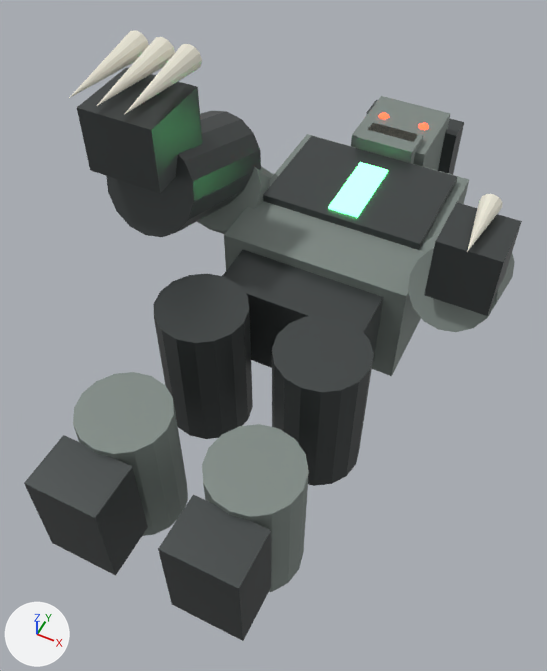
Before and after pictures for a commit that changed the OBJ model models/zombies/zombie_boss.obj.
Both versions are drawn from a 50 mm lens placed at (0.78, -0.68, 2.08), pointed at (-0.04, 0.95, 0.05). Every picture has the same lights, and +X, +Y and +Z are marked at lower left. The older version comes first. Where no turn or scale is listed for an object, it has been applied to the vertices.

The scene before the commit, as lines of its bpy script (objects in view):
```python
mat_mat_bossarmorcarapace = principled_material('Mat_BossArmorCarapace')
mat_mat_bossarmorcarapace.base_color = (0.08, 0.09, 0.09)  # dark grey #505555
mat_mat_bossarmorcarapace.metallic = 0.55
mat_mat_bossarmorcarapace.roughness = 0.35
mat_mat_bossflesh = principled_material('Mat_BossFlesh')
mat_mat_bossflesh.base_color = (0.22, 0.26, 0.24)  # grey #818b86
mat_mat_bossflesh.metallic = 0.12
mat_mat_bossflesh.roughness = 0.62
mat_mat_bosstoxicveins = principled_material('Mat_BossToxicVeins')
mat_mat_bosstoxicveins.base_color = (0.1, 0.95, 0.25)  # green #59f989
mat_mat_bosstoxicveins.metallic = 0.1
mat_mat_bosstoxicveins.roughness = 0.2
mat_mat_bosstoxicveins.emission_color = (0.122, 1.0, 0.286)  # green #62ff92
mat_mat_bosstoxicveins.emission_strength = 4.41
me_zombie_boss = bpy.data.meshes.new('Zombie_Boss')
me_zombie_boss.from_pydata(...)  # 1327 vertices, 1243 faces; spans x -0.75..0.66, y 0.0..2.36, z -0.43..0.89
# faces by material slot: [108, 96, 768, 253, 18]
me_zombie_boss.materials.append(mat_mat_bossflesh)  # grey #818b86
me_zombie_boss.materials.append(mat_mat_bossarmorcarapace)  # dark grey #505555
me_zombie_boss.materials.append(mat_mat_bossglowingeyes)  # red #ff3f27, glowing red #ff3f27
me_zombie_boss.materials.append(mat_mat_bossbonespikes)  # white #edeada
me_zombie_boss.materials.append(mat_mat_bosstoxicveins)  # green #59f989, glowing green #62ff92
ob_zombie_boss = bpy.data.objects.new('Zombie_Boss', me_zombie_boss)
ob_zombie_boss.location = (0.0, 0.0, 0.0)
```
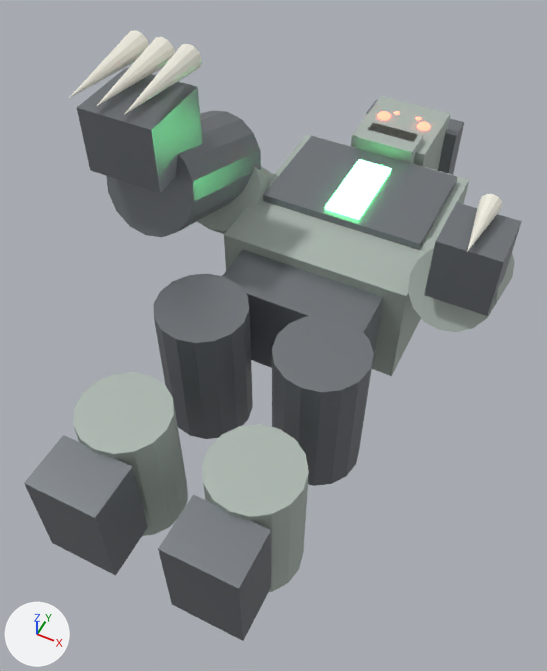
Edits to the bpy script that builds the scene:
```text
Change mat_mat_bossflesh:
    mat_mat_bossflesh.base_color: (0.22, 0.26, 0.24) -> (0.42, 0.48, 0.44)  # grey #818b86 -> grey #adb8b1
Change mat_mat_bossarmorcarapace:
    mat_mat_bossarmorcarapace.base_color: (0.08, 0.09, 0.09) -> (0.24, 0.26, 0.28)  # dark grey #505555 -> grey #868b90
Change mat_mat_bosstoxicveins:
    mat_mat_bosstoxicveins.emission_strength: 4.41 -> 7.0
Change me_zombie_boss:
    where me_zombie_boss.from_pydata(...)  # 1327 vertices, 1243 faces; spans x -0.75..0.66, y 0.0..2.36, z -0.43..0.89
    used by ob_zombie_boss; location = (0.0, 0.0, 0.0)
    me_zombie_boss part 1: a new loose piece, a box spanning x -0.07..0.07, y 1.45..1.79, z 0.215..0.265, in mat_mat_bosstoxicveins (green #6cff95, glowing green #6cff95)
    me_zombie_boss part 2: the loose piece of 8 vertices spanning x -0.06..0.06, y 1.46..1.78, z 0.22..0.26 is deleted
    me_zombie_boss part 3: 110 vertices moved from x -0.11..0.11, y 2.1..2.19, z 0.23..0.28 to x -0.11..0.11, y 2.1..2.19, z 0.23..0.29; 208 vertices removed from x -0.11..0.11, y 2.1..2.18, z 0.23..0.28; 208 vertices added at x -0.12..0.12, y 2.09..2.19, z 0.23..0.29
```

What differs and where, as boxes (x1, y1, x2, y2) in the pictures (547 x 671 px; the box of a moved part takes in the faces that stretch with it):
'Zombie_Boss', recoloured, surface changed, reshaped (lighter): (24, 30, 522, 641) in both
part 1 of me_zombie_boss, added: after (325, 159, 392, 220)
part 2 of me_zombie_boss, deleted (green): before (328, 162, 388, 218)
part 3 of me_zombie_boss, moved or reshaped: before (379, 112, 428, 129); after (378, 111, 429, 129)
